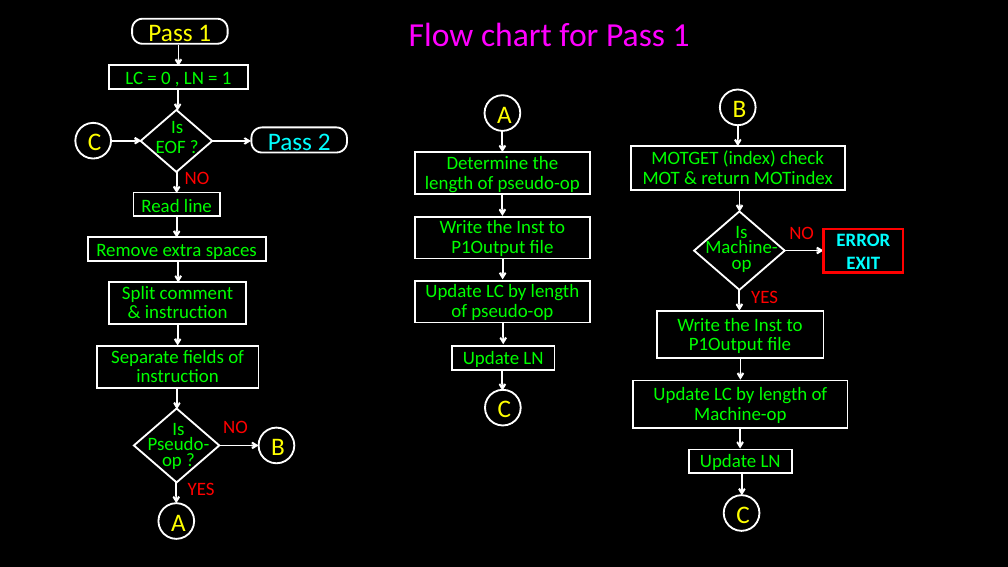
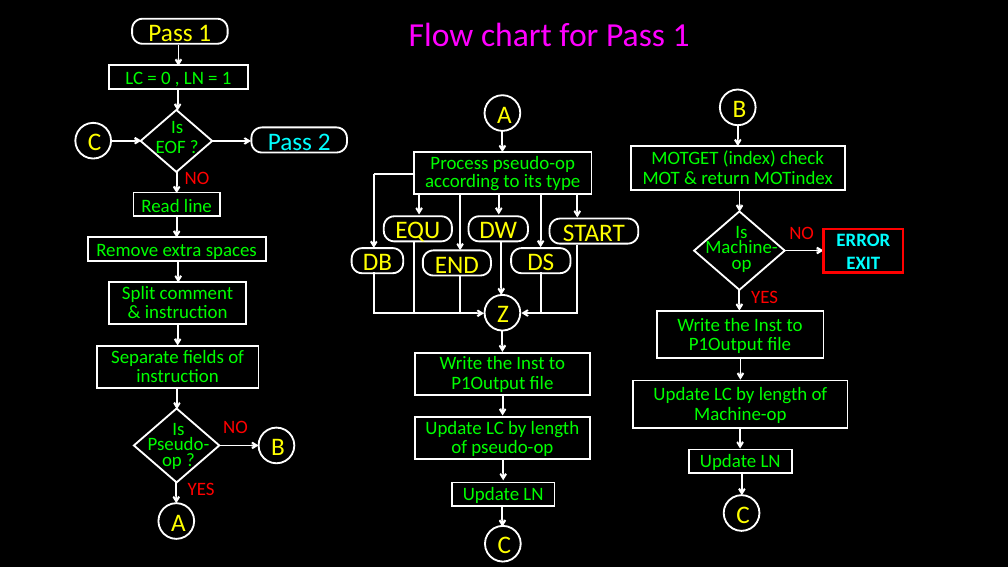
Before and after one commit to bondeabhijeet/8085, a slide deck: slide 2 of Pass 1 8085.pptx. Drawn at 1008x567 pixels with LibreOffice and Linux fonts; fonts in the diff are those of the drawing. Boxes give left, top, right and bottom in pixels: in the first picture for what was removed or moved away, otherwise in the second. Text is boxed around its words. In the diff, an @@ line names an element or a change of style, - is before the commit and + after.

Commit message:
added Pass1 pseudoop flowcharts

```diff
--- a/Pass 1 8085.pptx
+++ b/Pass 1 8085.pptx
@@ line added from (416, 175) to (374, 175), #FFFFFF 1.75 pt @@
@@ arrow added from (374, 174) to (374, 248), #FFFFFF 1.75 pt @@
@@ text in rectangle at (425, 156, 580, 191): text changed @@
-Determine the length of pseudo-op
+Process pseudo-op according to its type
@@ arrow added from (419, 194) to (419, 215), #FFFFFF 1.75 pt @@
@@ arrow added from (461, 194) to (461, 250), #FFFFFF 1.75 pt @@
@@ arrow added from (499, 194) to (499, 215), #FFFFFF 1.75 pt @@
@@ arrow added from (541, 194) to (541, 247), #FFFFFF 1.75 pt @@
@@ arrow added from (578, 194) to (578, 218), #FFFFFF 1.75 pt @@
@@ rounded rectangle added at (384, 216, 452, 241), outline #FFFFFF 1.75 pt, 24 pt, text #FFFF00 @@
+EQU
@@ rounded rectangle added at (469, 216, 529, 241), outline #FFFFFF 1.75 pt, 24 pt, text #FFFF00 @@
+DW
@@ rounded rectangle added at (550, 219, 638, 243), outline #FFFFFF 1.75 pt, 24 pt, text #FFFF00 @@
+START
@@ rounded rectangle added at (352, 248, 403, 273), outline #FFFFFF 1.75 pt, 24 pt, text #FFFF00 @@
+DB
@@ line added from (414, 241) to (414, 313), #FFFFFF 1.75 pt @@
@@ rounded rectangle added at (423, 250, 491, 275), outline #FFFFFF 1.75 pt, 24 pt, text #FFFF00 @@
+END
@@ arrow added from (501, 241) to (501, 295), #FFFFFF 1.75 pt @@
@@ rounded rectangle added at (511, 248, 571, 273), outline #FFFFFF 1.75 pt, 24 pt, text #FFFF00 @@
+DS
@@ line added from (578, 245) to (578, 313), #FFFFFF 1.75 pt @@
@@ line added from (374, 272) to (374, 314), #FFFFFF 1.75 pt @@
@@ line added from (461, 275) to (461, 313), #FFFFFF 1.75 pt @@
@@ ellipse added at (485, 295, 520, 330), outline #FFFFFF 1.75 pt, 24 pt, text #FFFF00 @@
+Z
@@ line added from (541, 272) to (541, 314), #FFFFFF 1.75 pt @@
@@ arrow added from (374, 313) to (484, 313), #FFFFFF 1.75 pt @@
@@ arrow added from (578, 313) to (522, 313), #FFFFFF 1.75 pt @@
@@ 4 arrows, 3 rectangles, 1 ellipse: place and size @@
-4 arrows, 3 rectangles, 1 ellipse at (415, 195, 591, 426)
+4 arrows, 3 rectangles, 1 ellipse at (415, 331, 591, 562)
```
Also in this commit, not shown: 1 other slide changed, 3 slides added, 5 other files.
